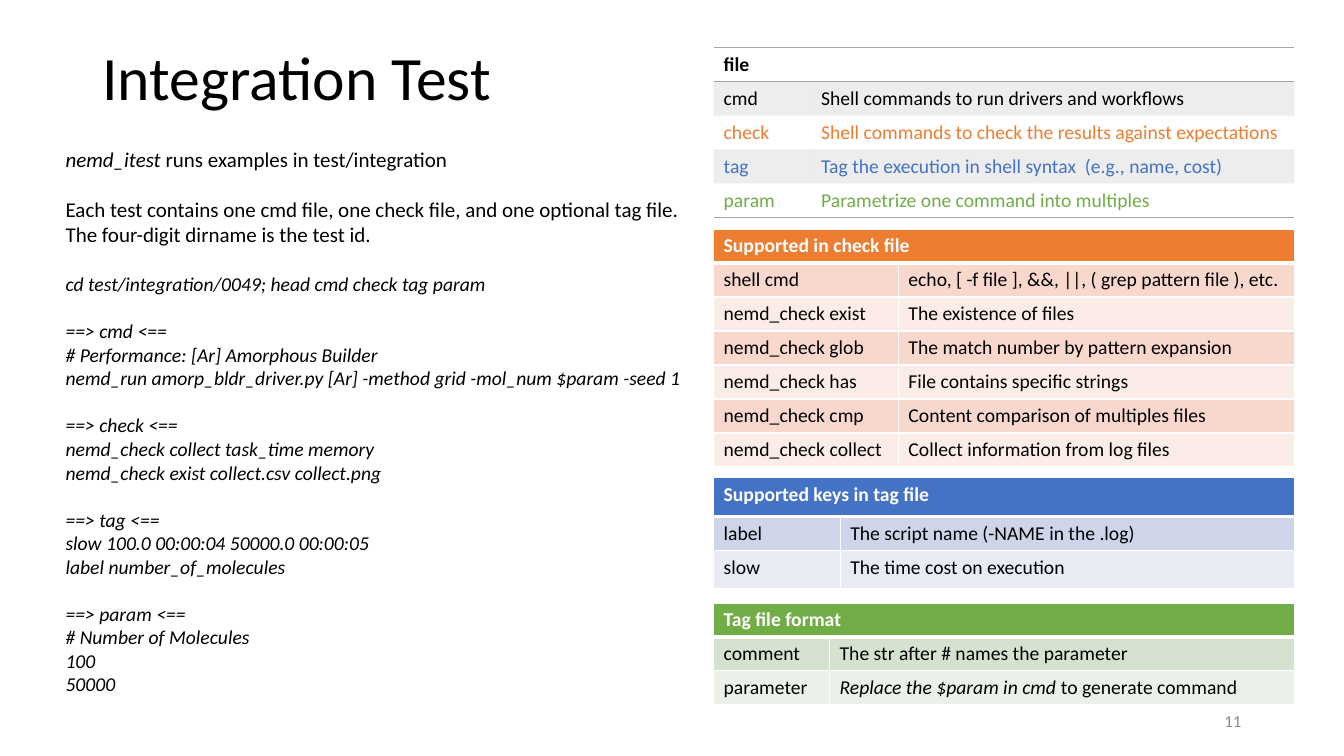
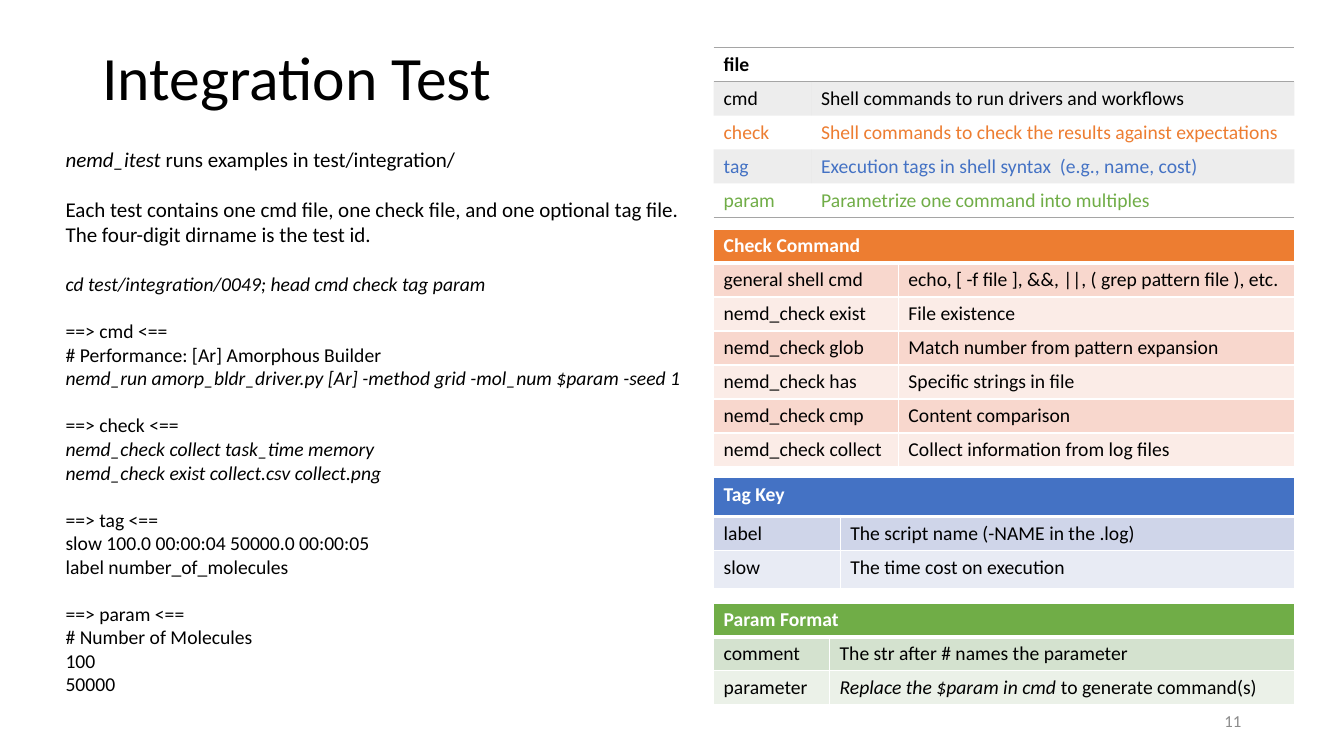
Before and after one commit to zhteg4pvt/nemd, a slide deck: slide 11 of docs/power_point/nemd.pptx. Drawn at 1344x756 pixels with LibreOffice and Linux fonts; fonts in the diff are those of the drawing. Boxes give left, top, right and bottom in pixels: in the first picture for what was removed or moved away, otherwise in the second. Text is boxed around its words. In the diff, an @@ line names an element or a change of style, - is before the commit and + after.

Commit message:
powerpoint updated

```diff
--- a/docs/power_point/nemd.pptx
+++ b/docs/power_point/nemd.pptx
@@ table at (714, 47, 1295, 216) @@
-row 4, column 2: Tag the execution in shell syntax (e.g., name, cost)
+row 4, column 2: Execution tags in shell syntax (e.g., name, cost)
@@ text at (66, 152, 455, 171): text changed @@
-nemd_itest runs examples in test/integration
+nemd_itest runs examples in test/integration/
@@ table at (714, 229, 1295, 464) @@
-row 1, column 1: Supported in check file
+row 1, column 1: Check Command
-row 2, column 1: shell cmd
+row 2, column 1: general shell cmd
-row 3, column 2: The existence of files
+row 3, column 2: File existence
-row 4, column 2: The match number by pattern expansion
+row 4, column 2: Match number from pattern expansion
-row 5, column 2: File contains specific strings
+row 5, column 2: Specific strings in file
-row 6, column 2: Content comparison of multiples files
+row 6, column 2: Content comparison
@@ text at (66, 324, 381, 691): italic off in "==> cmd <==", "# Performance: [Ar] Amorphous Builder", "==> check <==", "==> tag <==" and 6 more places @@
@@ table at (714, 478, 1296, 589) @@
-row 1, column 1: Supported keys in tag file
+row 1, column 1: Tag Key
@@ table at (714, 603, 1295, 705) @@
-row 1, column 1: Tag file format
+row 1, column 1: Param Format
-row 3, column 2: Replace the $param in cmd to generate command
+row 3, column 2: Replace the $param in cmd to generate command(s)
```
Also in this commit, not shown: 3 other slides changed.
